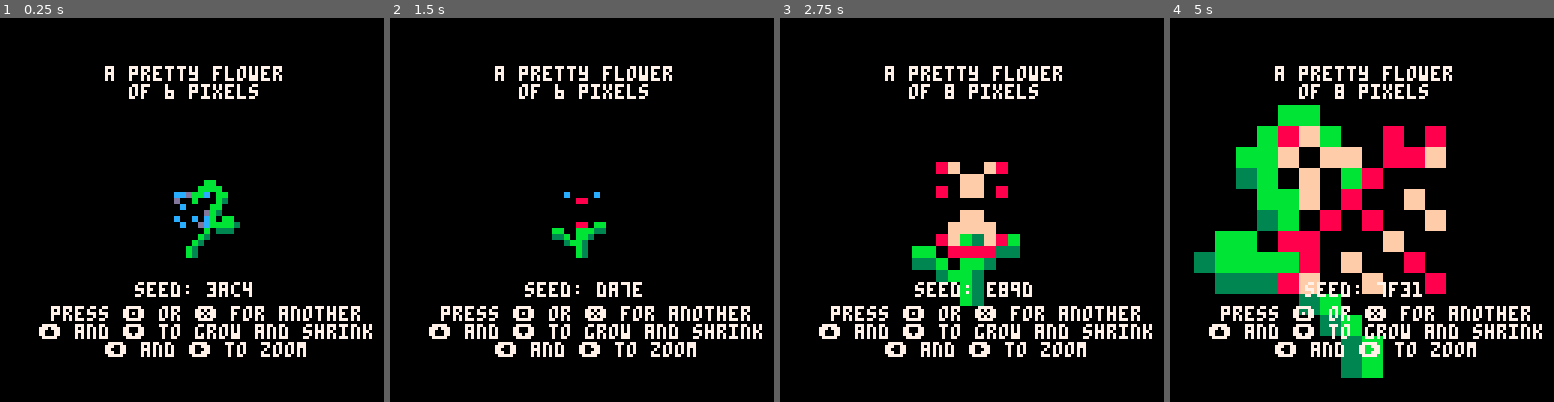
Above: before the commit, frames 1-4 (left to right).
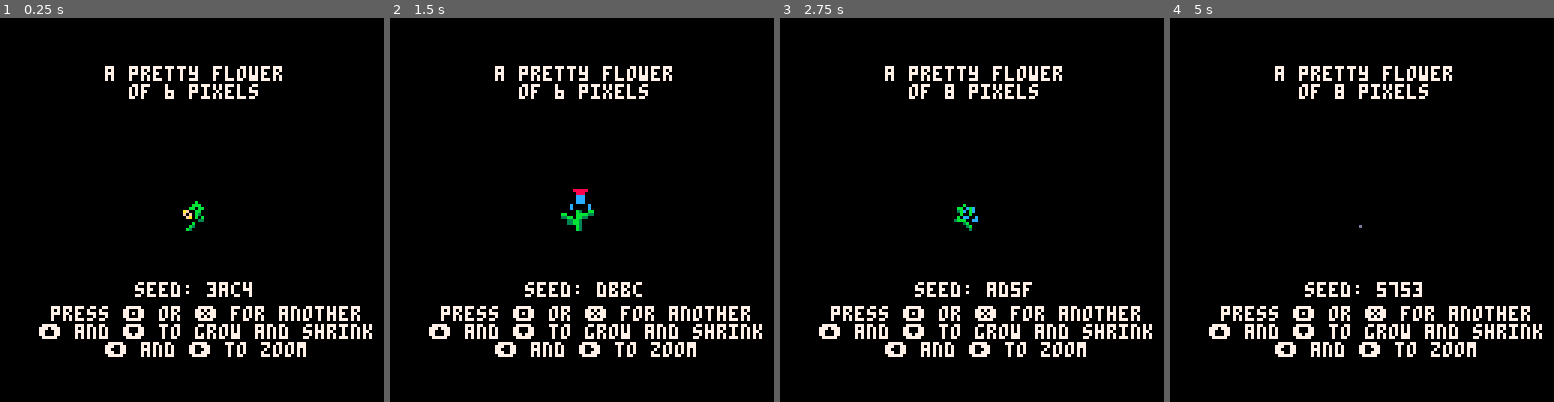
Above: after the commit, the same moments.

Repository: DeCarabas/pico_carts
Game: PICO-8 cartridge garbage_flower.p8
Two runs of this game, one before a commit and one after it. Both use one fixed random seed, a clock stepped at 60 frames per second and the inputs below.
Inputs:
- Up to frame 1 (0.25 s): no input
- Up to frame 2 (1.5 s): tap X (X key) at 0.33, 1.07 s; tap O (Z key) at 0.7 s
- Up to frame 3 (2.75 s): hold Right 1.6-2.1 s; tap O (Z key) at 1.7, 2.1, 2.5 s; tap X (X key) at 1.85 s; hold Up 2.15-2.42 s; hold Right from 2.47 s (still down)
- Up to frame 4 (5 s): tap O (Z key) every 0.4 s from 2.9 to 4.9 s; tap X (X key) at 2.97, 4.08 s; release Right at 3.03 s; hold Left 3.08-3.58 s; hold Down 3.63-3.97 s; hold Right 4.02-4.68 s; hold Up from 4.73 s (still down)

The runs differ from the first frame. In frame 1, 1.4% of the frame differs, in the area x 45-63%, y 42-63%; in frame 2, 1.0%; in frame 3, 4.5%; in frame 4, 17%, in the area x 6-72%, y 22-94%.

Commit message:
Cleanup and growth

Diff:
--- a/garbage_flower.p8
+++ b/garbage_flower.p8
@@ -10,6 +10,7 @@
 
 local flower_scale=2
 local flower_size=6
+local actual_scale=0
 
 function _init()
 end
@@ -18,10 +19,12 @@
  if btnp(⬆️) and flower_size<64 then
   flower_size+=2
   the_flower=nil
+  actual_scale=0
  end
  if btnp(⬇️) and flower_size>2 then
   flower_size-=2
   the_flower=nil
+  actual_scale=0
  end
  if btnp(⬅️) and flower_scale>1 then
   flower_scale-=1
@@ -32,7 +35,10 @@
 
  if btnp(❎) or btnp(🅾️) or the_flower==nil then
   the_flower=flower:new(flower_size)
+  actual_scale=0
  end
+
+ actual_scale=mid(0,actual_scale+0.1,flower_scale)
 end
 
 function princ(txt,y,col)
@@ -44,7 +50,7 @@
  cls()
  princ("a pretty flower", 16, 7)
  princ("of "..tostr(flower_size).." pixels", 22, 7)
- the_flower:draw(64,64,flower_scale)
+ the_flower:draw(64,72,actual_scale)
  princ("seed: "..sub(tostr(the_flower.seed,0x3),7), 88, 7)
  princ("press 🅾️ or ❎ for another", 96, 7)
  princ("⬆️ and ⬇️ to grow and shrink", 102, 7)
@@ -71,9 +77,6 @@
    flx=flx
  }
 
- f.s0=flr(rnd(size))
- f.s1=flr(rnd(size))
-
  local colors={}
  while colors[4]==colors[5] do
   colors={
@@ -88,13 +91,10 @@
   for x=0,size-1 do
    local c=rnd(colors)
    sset(x,y+64,c)
-   f[y*size+x]=c
    if symm==0 then
     sset(y,x+64,c)
-    f[x*size+y]=c
    else
     sset(size-1-x,y+64,c)
-    f[y*size+(size-1-x)]=c
    end
   end
  end
@@ -108,7 +108,7 @@
 
  if self.stem then
   local sx=flr(x-16*scale/2)
-  local sy=flr(y-16*scale/2)
+  local sy=flr(y-16*scale)
 
   sspr(
    16*self.symm,8,16,16,
@@ -117,7 +117,7 @@
  end
 
  local fx=flr(x-sz*scale/2)
- local fy=flr(y-sz*scale/2)
+ local fy=flr(y-(16+sz)*scale/2)
 
  sspr(
   0,64,sz,sz,
